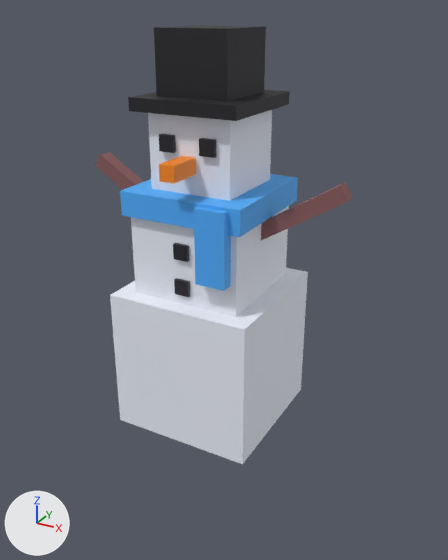
One commit to the FBX model StudAssets/Export/Snow/Snowman.fbx: the scene before it, then after it.
Both versions are drawn from a 50 mm lens placed at (4.9, -8.52, 6.86), pointed at (0.66, -0.8, 3.0). The axes (+X, +Y, +Z) are drawn at lower left. The lights are the same throughout. The first picture is the older version. Where no turn or scale is listed for an object, it has been applied to the vertices. Vertices at exactly the same position are counted once.

The scene before the commit, as lines of its bpy script (objects in view):
```python
me_snowman_carrot = bpy.data.meshes.new('Snowman_Carrot')
me_snowman_carrot.from_pydata(...)  # a box spanning x -0.125..0.125, y -1.3..-0.7, z 4.575..4.825
me_snowman_carrot.materials.append(mat_carrot)  # orange #ff8c1e
me_snowman_coal = bpy.data.meshes.new('Snowman_Coal')
me_snowman_coal.from_pydata(...)  # a box spanning x -0.9..0.9, y -0.9..0.9, z 5.45..5.65; a box spanning x -0.6..0.6, y -0.6..0.6, z 5.6..6.6; a box spanning x -0.47..-0.22, y -0.77..-0.67, z 4.88..5.12; a box spanning x 0.22..0.47, y -0.77..-0.67, z 4.88..5.12; a box spanning x -0.12..0.12, y -1.01..-0.91, z 2.67..2.92; a box spanning x -0.12..0.12, y -1.01..-0.91, z 3.28..3.53
me_snowman_coal.materials.append(mat_coal)  # black #202026
me_snowman_ice = bpy.data.meshes.new('Snowman_Ice')
me_snowman_ice.from_pydata(...)  # a box spanning x -1.05..1.05, y -1.05..1.05, z 3.85..4.25; a box spanning x 0.35..0.85, y -1.15..-0.95, z 3.0..4.2
me_snowman_ice.materials.append(mat_ice)  # blue #50b0ff
ob_carrot = bpy.data.objects.new('Carrot', me_snowman_carrot)
ob_carrot.location = (0.0, 0.0, 0.0)
ob_coal_002 = bpy.data.objects.new('Coal.002', me_snowman_coal)
ob_coal_002.location = (0.0, 0.0, 0.0)
ob_ice = bpy.data.objects.new('Ice', me_snowman_ice)
ob_ice.location = (0.0, 0.0, 0.0)
# also in view: 'Snow.003' at (0.0, 0.0, 2.75); 'DeadWood.003' at (0.0, 0.0, 4.0)
```
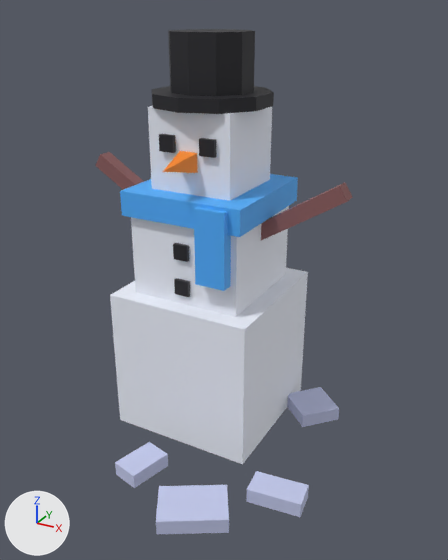
The change in detail:
Material 'SnowShade' (mat_snowshade) is new.
Its base color is (0.552, 0.591, 0.839) (blue #c4caec).
Its roughness is 0.6.
me_snowman_coal is used by ob_coal_002; location (0.0, 0.0, 0.0).
me_snowman_coal had 48 vertices, 36 faces and spanned x -0.9..0.9, y -1.01..0.9, z 2.67..6.6.
me_snowman_coal now has 76 vertices, 84 faces and spans x -0.9..0.9, y -1.01..0.95, z 2.67..6.55.
me_snowman_coal part 2: a new loose piece, a 10-sided cylinder along z spanning x -0.9..0.9, y -0.95..0.95, z 5.5..5.7, in mat_coal (black #202026).
me_snowman_coal part 3: a new loose piece, a 10-sided cylinder along z spanning x -0.62..0.62, y -0.65..0.65, z 5.65..6.55, in mat_coal (black #202026).
me_snowman_coal part 4: the loose piece of 8 vertices spanning x -0.9..0.9, y -0.9..0.9, z 5.45..5.65 is deleted.
me_snowman_coal part 5: the loose piece of 8 vertices spanning x -0.6..0.6, y -0.6..0.6, z 5.6..6.6 is deleted.
me_snowman_carrot is used by ob_carrot; location (0.0, 0.0, 0.0).
me_snowman_carrot had 8 vertices, 6 faces and spanned x -0.125..0.125, y -1.3..-0.7, z 4.575..4.825.
me_snowman_carrot now has 5 vertices, 5 faces and spans x -0.15..0.15, y -1.4..-0.7, z 4.6..4.9.
me_snowman_carrot part 1: the whole mesh is rebuilt.
Mesh me_snowman_snowshade is new.
It has 32 vertices, 24 faces and spans x -0.42..2.52, y -3.16..1.17, z 0.0..0.24.
It uses material mat_snowshade (blue #c4caec).
Object 'SnowShade.002' (ob_snowshade_002) is new; it shows me_snowman_snowshade.
Its location is (0.0, 0.0, 0.0).

Where the change shows, as pixel boxes [x1, y1, x2, y2] in the pictures (448 x 560 px):
'Coal.002', reshaped (25% narrower)
    before: [128, 25, 290, 297]
    after: [152, 29, 274, 297]
'SnowShade.002', added (blue)
    after: [115, 387, 339, 534]
'Carrot', reshaped (18% shorter)
    before: [159, 156, 196, 183]
    after: [163, 151, 198, 173]
part 2 of me_snowman_coal, added (black)
    after: [152, 86, 274, 114]
part 3 of me_snowman_coal, added (black)
    after: [168, 29, 255, 96]
part 4 of me_snowman_coal, deleted (black)
    before: [128, 90, 290, 121]
part 5 of me_snowman_coal, deleted (black)
    before: [154, 25, 266, 102]
